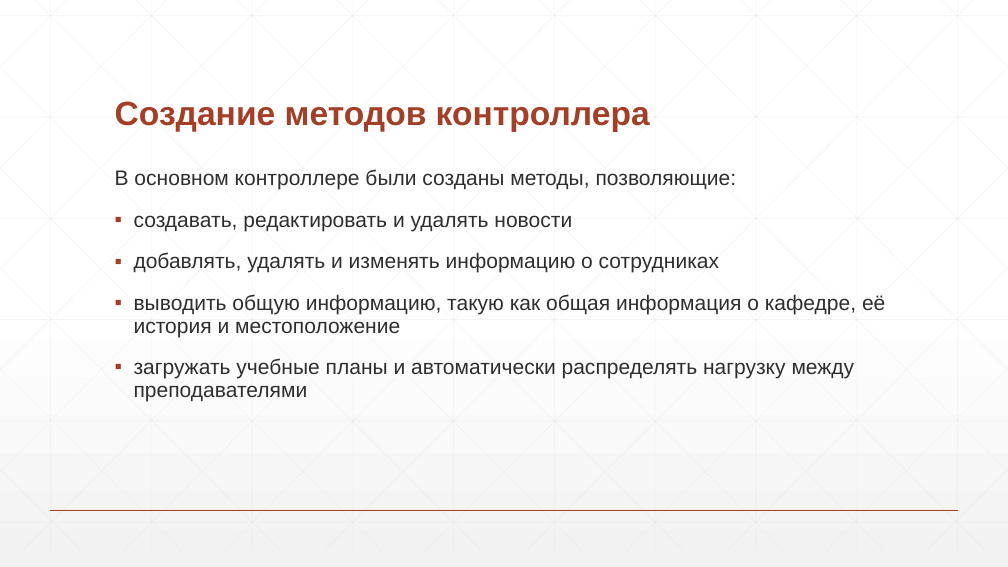
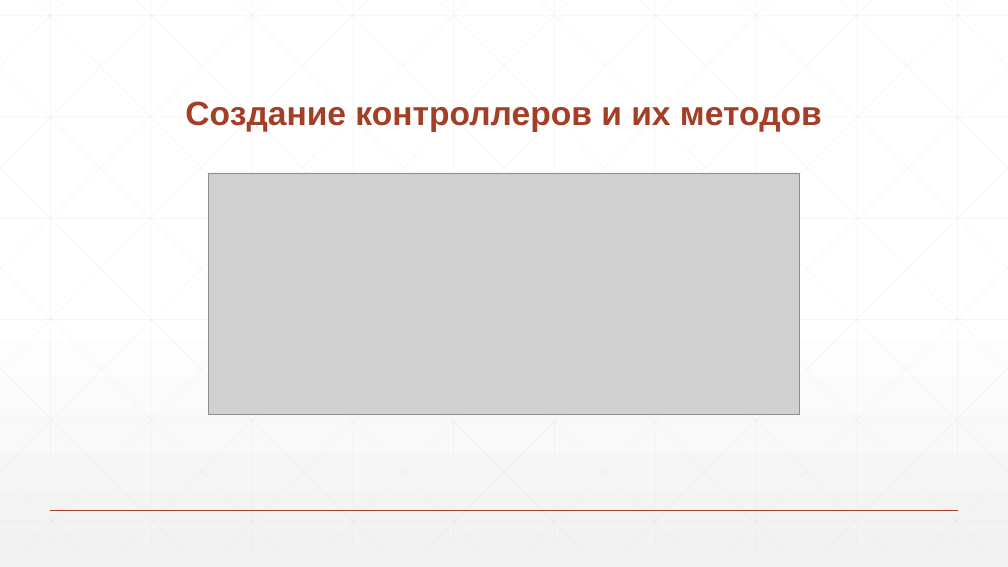
Before and after one commit to DanilaShushkanov/Site22, a slide deck: slide 7 of Диплом_през.pptx (slide 8 before the commit). Drawn at 1008x567 pixels with LibreOffice and Linux fonts; fonts in the diff are those of the drawing; grey boxes stand for pictures. Boxes give left, top, right and bottom in pixels: in the first picture for what was removed or moved away, otherwise in the second. Text is boxed around its words. In the diff, an @@ line names an element or a change of style, - is before the commit and + after.

```diff
--- a/Диплом_през.pptx
+++ b/Диплом_през.pptx
@@ title at (185,101,822,132): text changed @@
-Создание методов контроллера
+Создание контроллеров и их методов
@@ text removed at (115,169,885,401) @@
-В основном контроллере были созданы методы, позволяющие:
-▪ создавать, редактировать и удалять новости
-▪ добавлять, удалять и изменять информацию о сотрудниках
-▪ выводить общую информацию, такую как общая информация о кафедре, её история и местоположение
-▪ загружать учебные планы и автоматически распределять нагрузку между преподавателями
@@ picture added at (209,173,800,415) @@
```
Also in this commit, not shown: 7 other slides changed, 1 slide added, 10 other files.
